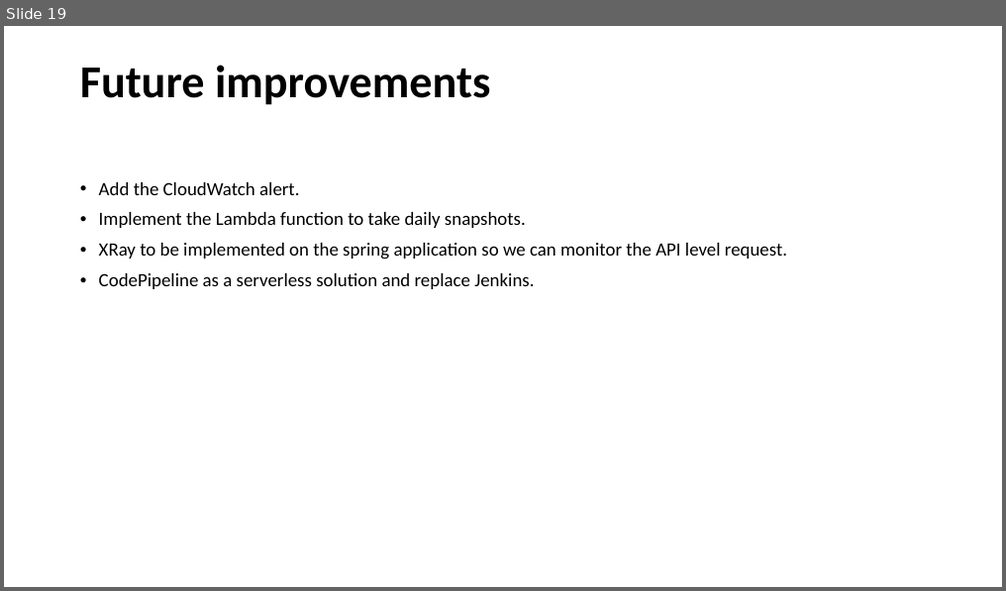
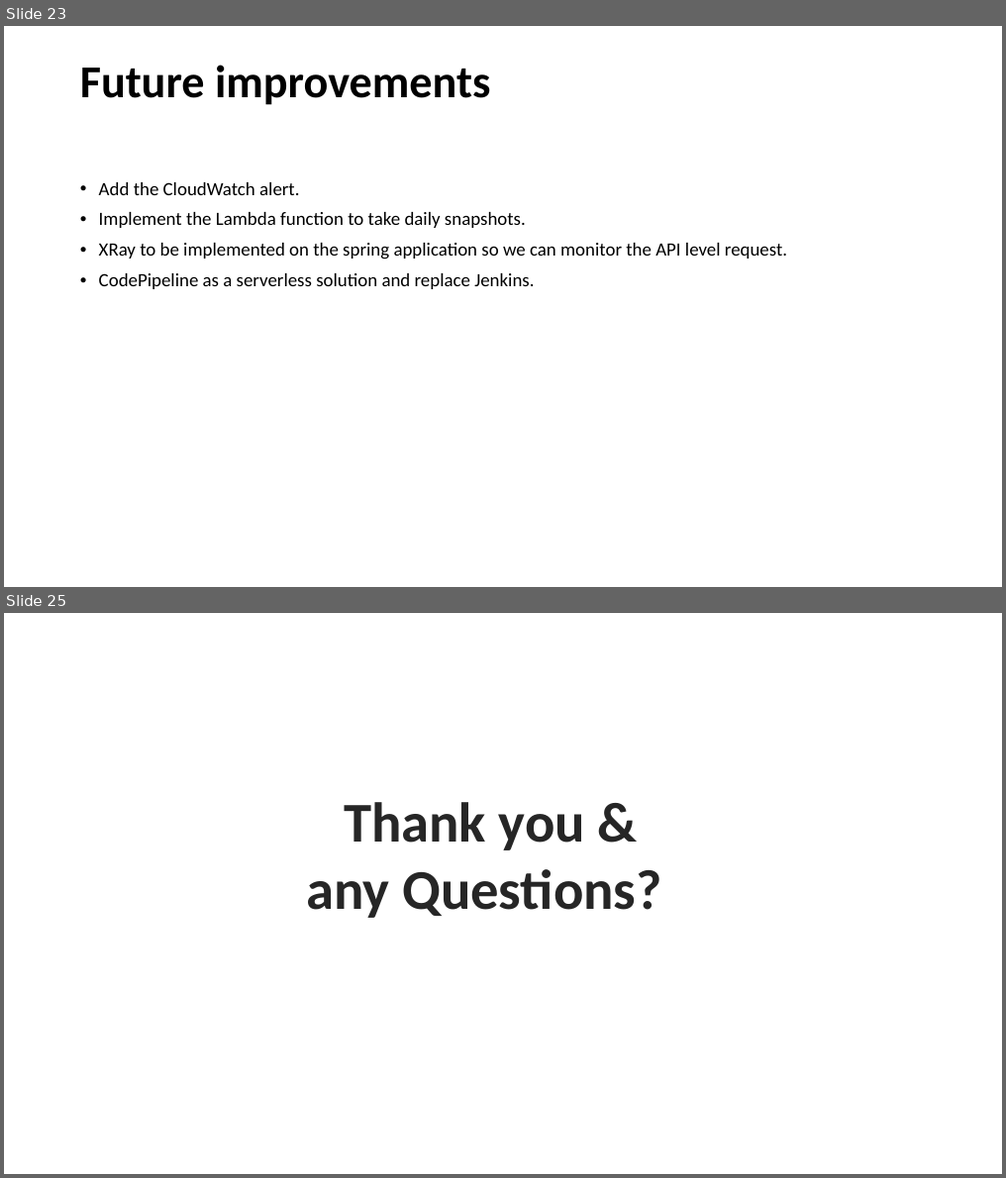
Before and after one commit to Shana12345/QAC-group-project, a slide deck: documentation/Group presentation.pptx. Shown one above the other, each under a label of ours: slide 19 before the commit, slides 23 and 25 after it; the slides between them are not shown. The pictures are 1006x591 and 1006x1178 pixels, drawn with LibreOffice and Linux fonts; fonts in the diff are those of the drawing. Boxes give left, top, right and bottom in pixels: in the first picture for what was removed or moved away, otherwise in the second. Text is boxed around its words. In the diff, an @@ line names an element or a change of style, - is before the commit and + after.

```diff
--- a/documentation/Group presentation.pptx
+++ b/documentation/Group presentation.pptx
@@ slide 25 added at box(4, 613, 1002, 1174), background #FFFFFF @@
@@ text added at box(306, 802, 662, 918), 54 pt, text #262626, bold @@
+Thank you &
+any Questions?
@@ what was slide 19 is now slide 23 @@
```
Also in this commit, not shown: 1 slide changed, 5 other slides added, 3 slides removed, 1 other file.
